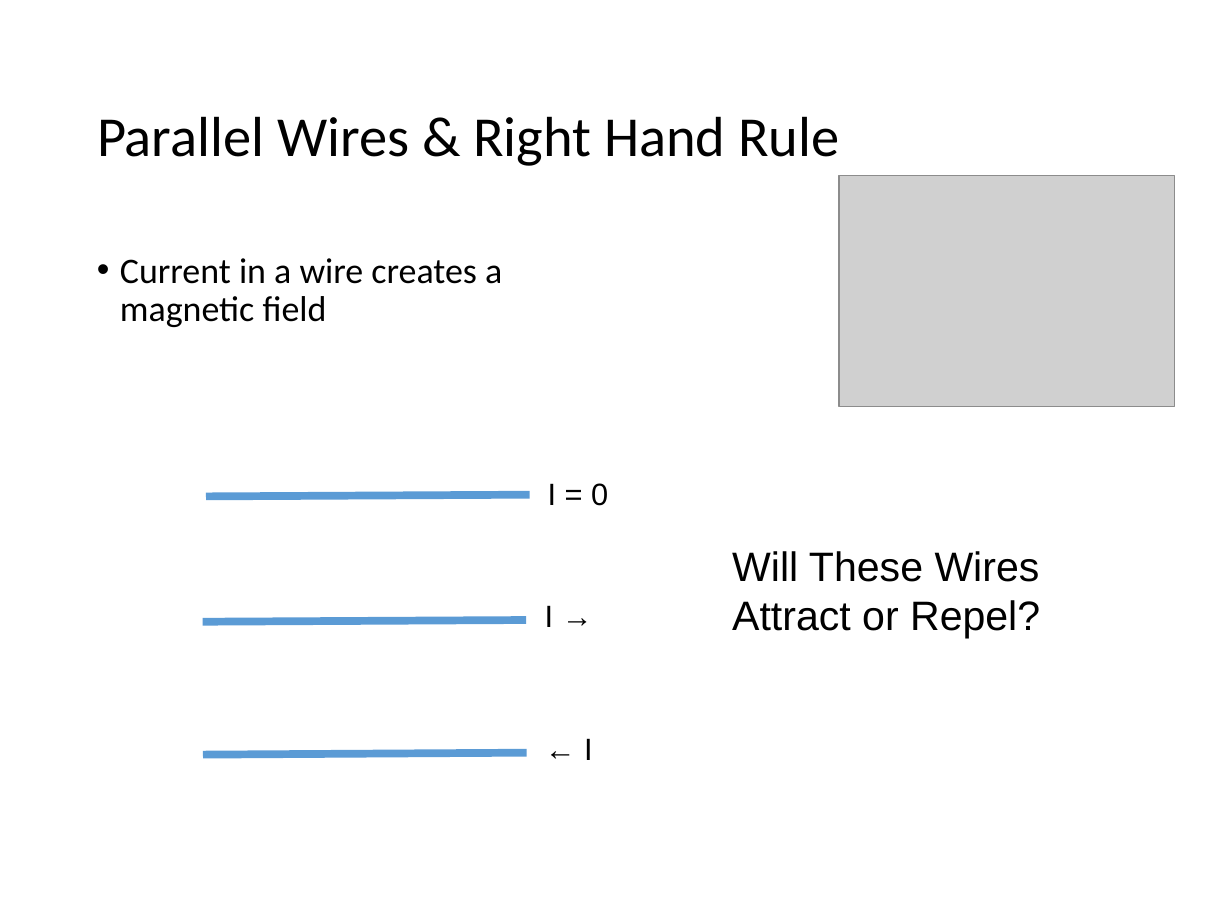
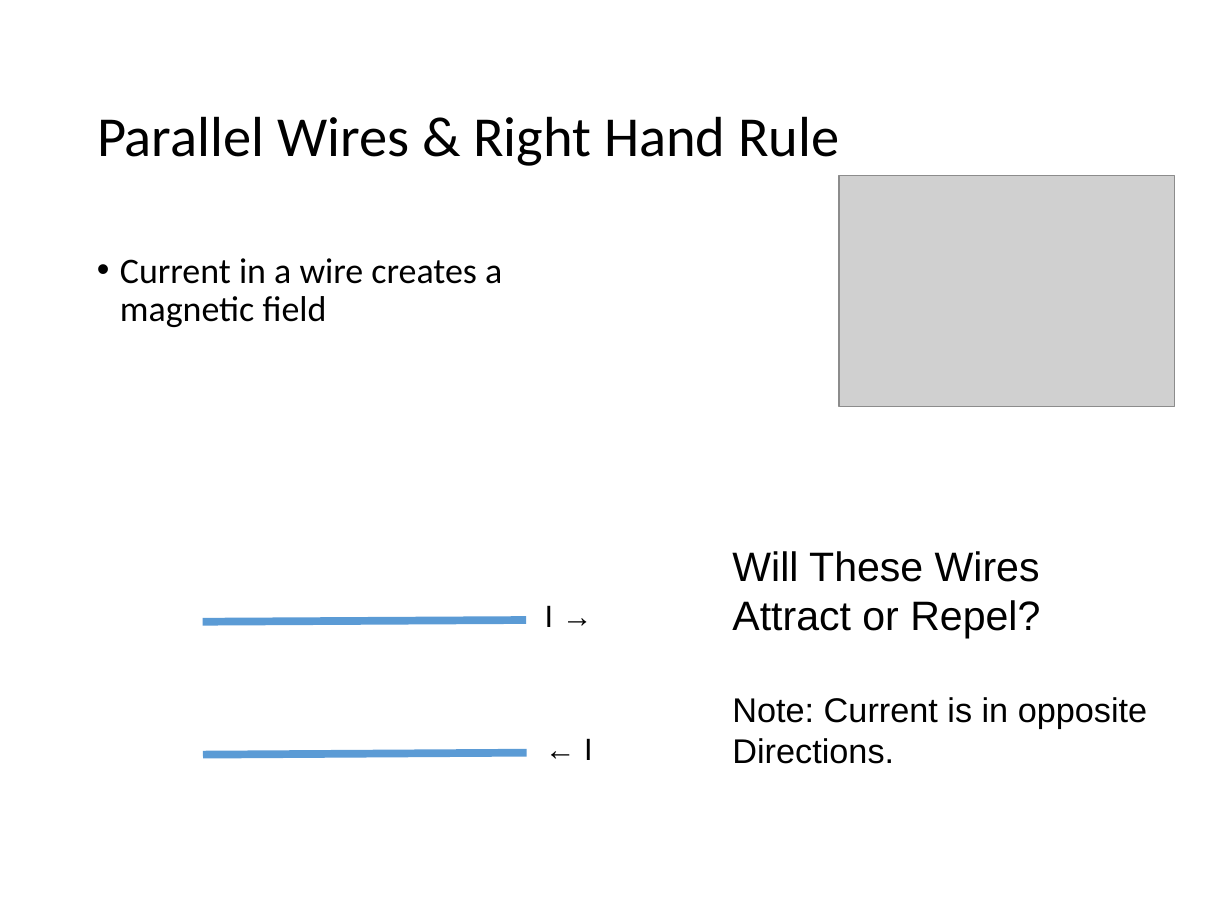
Before and after one commit to Greg5519/SPH3U0, a slide deck: slide 12 of Unit 2 Electricity and Magnetism/Day 13 Magnetism In Wires/Magnetism And Conductors.ppt. Drawn at 1232x924 pixels with LibreOffice and Linux fonts; fonts in the diff are those of the drawing; grey boxes stand for pictures. Boxes give left, top, right and bottom in pixels: in the first picture for what was removed or moved away, otherwise in the second. Text is boxed around its words. In the diff, an @@ line names an element or a change of style, - is before the commit and + after.

```diff
--- a/Unit 2 Electricity and Magnetism/Day 13 Magnetism In Wires/Magnetism And Conductors.ppt
+++ b/Unit 2 Electricity and Magnetism/Day 13 Magnetism In Wires/Magnetism And Conductors.ppt
@@ line removed from (206, 496) to (530, 495) @@
@@ text removed at (548, 483, 608, 506) @@
-I = 0
@@ text at (732, 697, 1147, 764): paragraphs added @@
+Note: Current is in opposite
+Directions.
```
Also in this commit, not shown: 2 other slides changed, 1 slide added, 3 other files.
